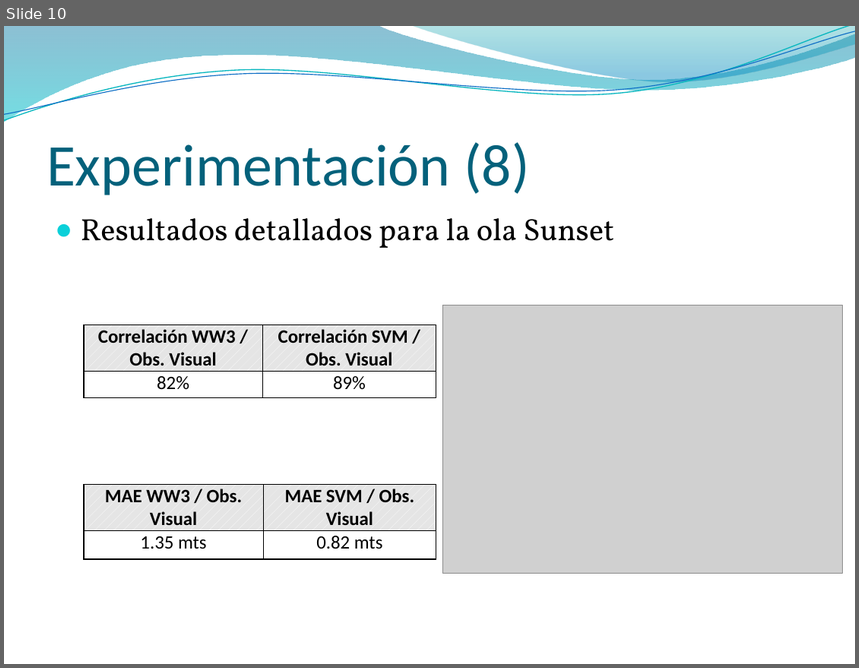
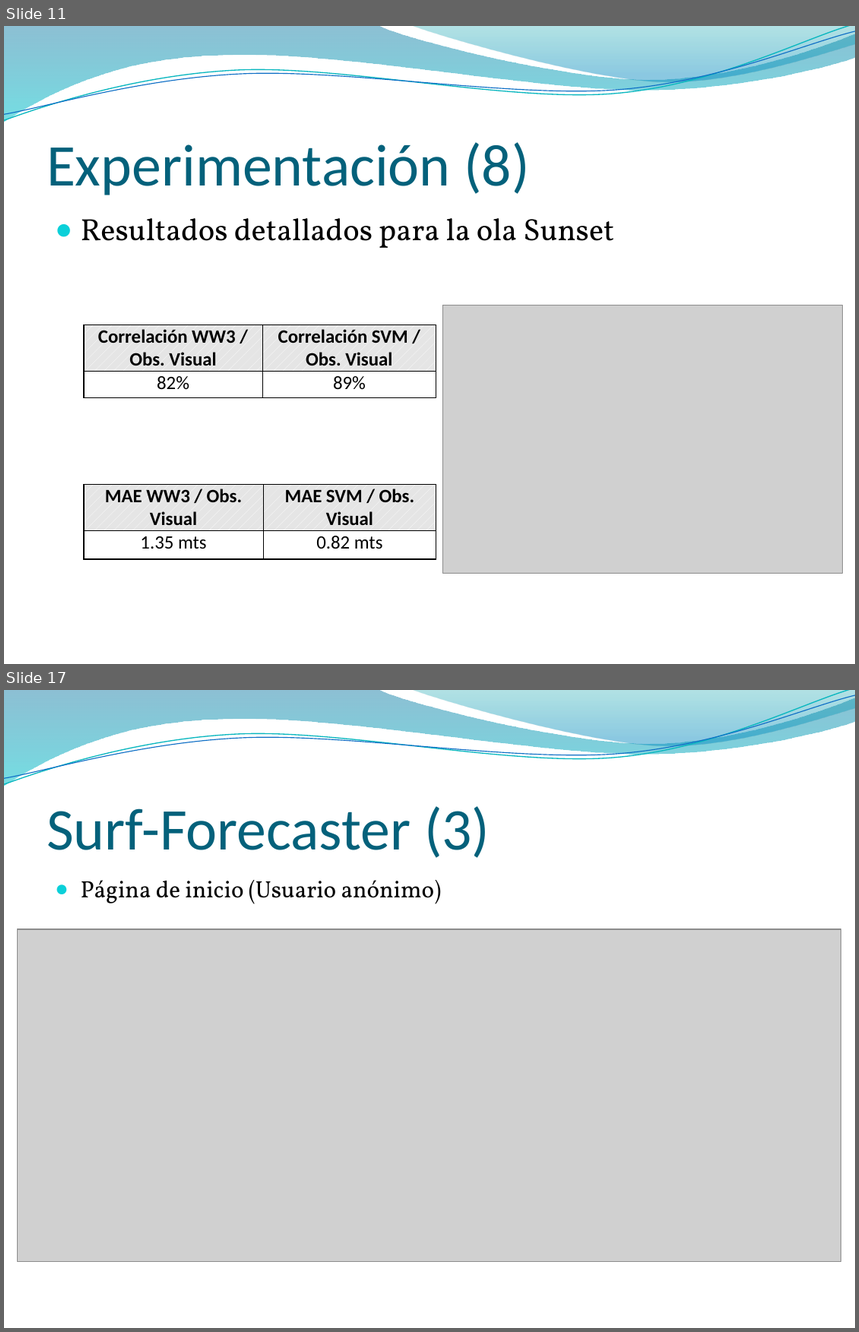
Before and after one commit to jaffadog/neuralito, a slide deck: neuralito/ArfGen/docs/Entregas/Informe Final/presentacion/maxi.pptx. Shown one above the other, each under a label of ours: slide 10 before the commit, slides 11 and 17 after it; the slides between them are not shown. The pictures are 859x668 and 859x1332 pixels, drawn with LibreOffice and Linux fonts; fonts in the diff are those of the drawing; grey boxes stand for pictures; background and template pictures are left out. Boxes give left, top, right and bottom in pixels: in the first picture for what was removed or moved away, otherwise in the second. Text is boxed around its words. In the diff, an @@ line names an element or a change of style, - is before the commit and + after.

```diff
--- a/neuralito/ArfGen/docs/Entregas/Informe Final/presentacion/maxi.pptx
+++ b/neuralito/ArfGen/docs/Entregas/Informe Final/presentacion/maxi.pptx
@@ slide 17 added at box(4, 690, 855, 1328), background picture (left out); not listed: 4 template elements that a slide beside it also shows @@
@@ title added at box(47, 806, 490, 858), 50 pt, text #04617B @@
+Surf-Forecaster (3)
@@ text added at box(81, 880, 442, 904), 20 pt, text #000000 @@
+● Página de inicio (Usuario anónimo)
@@ picture added at box(18, 929, 842, 1262) @@
@@ what was slide 10 is now slide 11 @@
```
Also in this commit, not shown: 1 slide changed, 13 other slides added.
